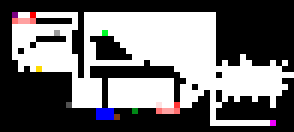
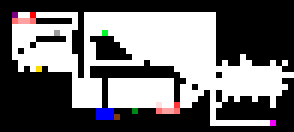
Layered file, before and after one edit (294 × 132). Changes by layer:
painted on "Background" over [42, 66, 72, 108]
